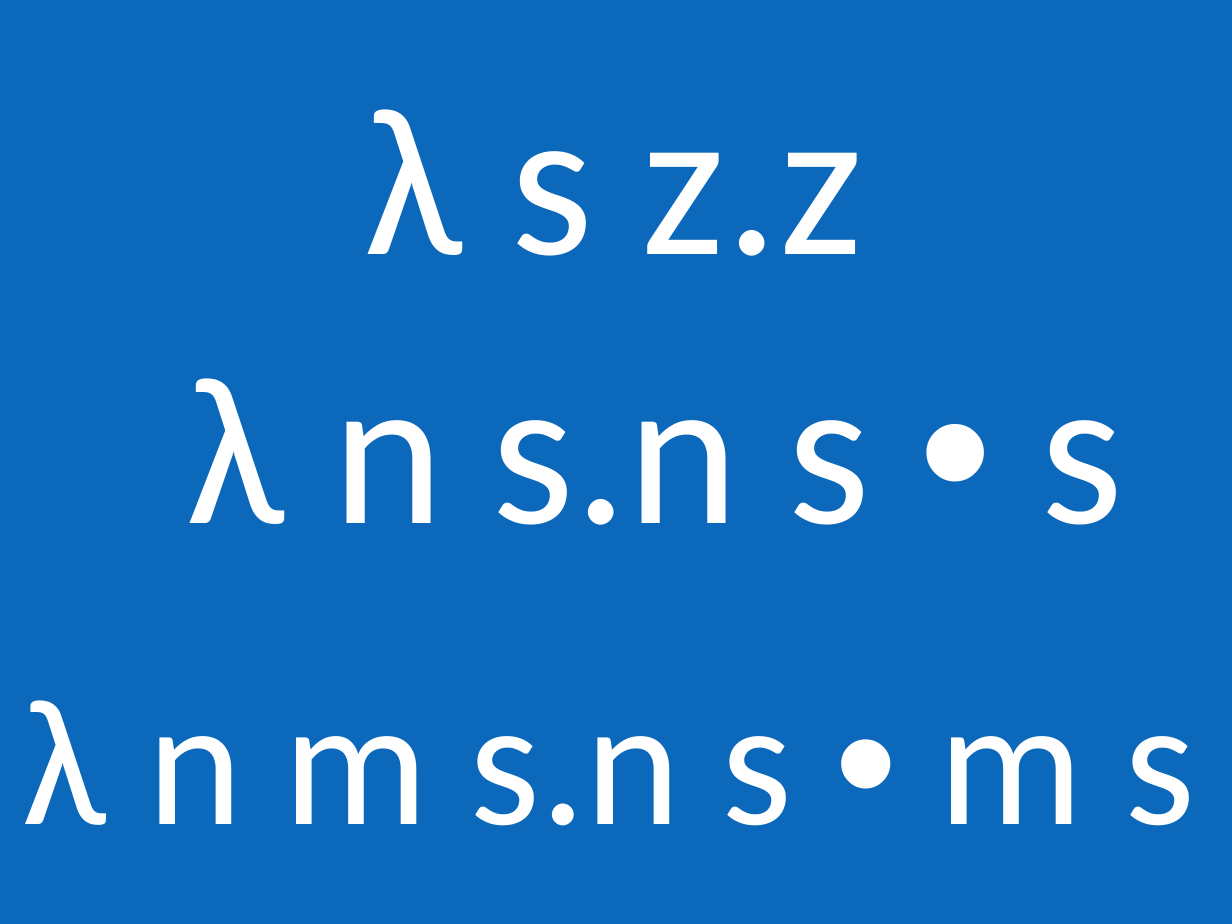
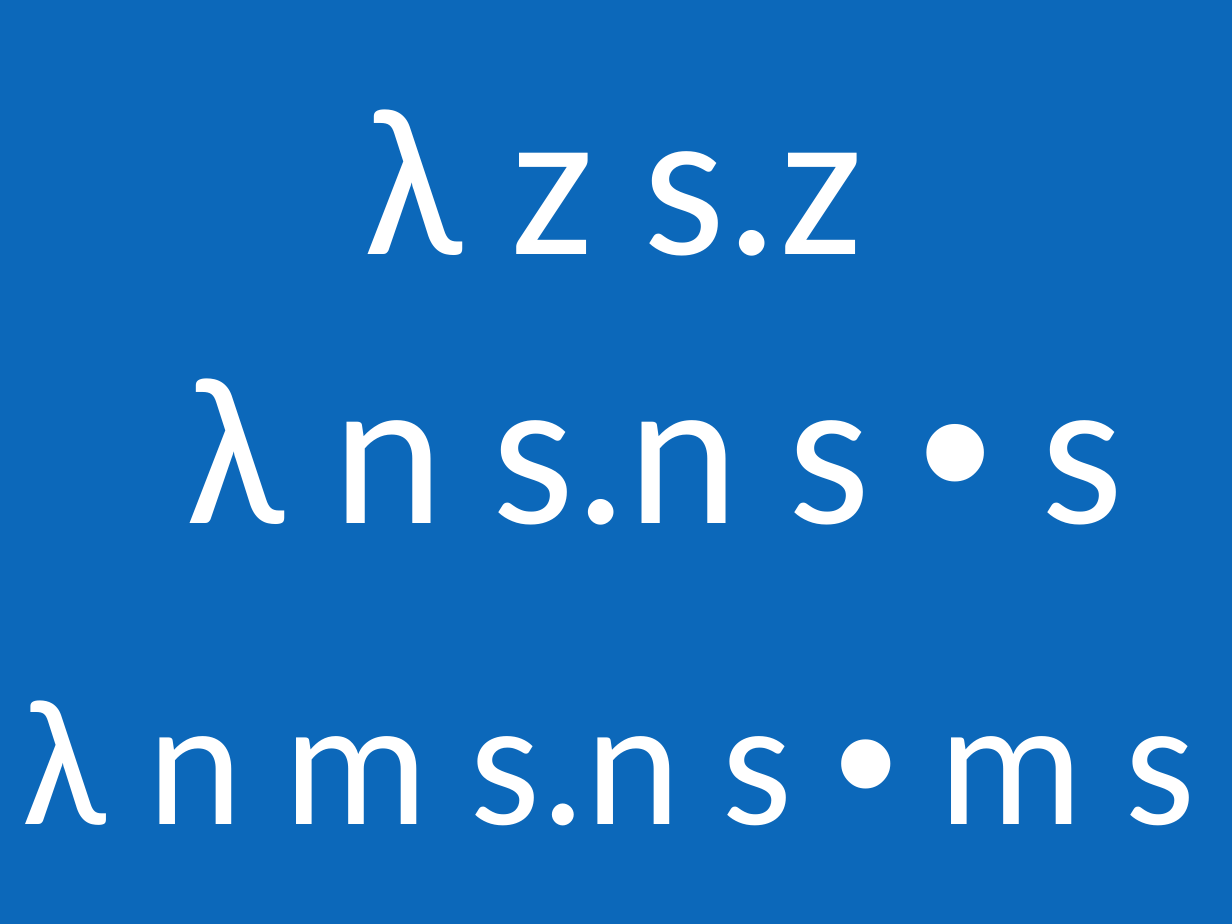
Before and after one commit to skonair/presentations, a slide deck: slide 13 of jugbi-fp-20141119/20141119_FP.pptx. Drawn at 1232x924 pixels with LibreOffice and Linux fonts; fonts in the diff are those of the drawing. Boxes give left, top, right and bottom in pixels: in the first picture for what was removed or moved away, otherwise in the second. Text is boxed around its words. In the diff, an @@ line names an element or a change of style, - is before the commit and + after.

```diff
--- a/jugbi-fp-20141119/20141119_FP.pptx
+++ b/jugbi-fp-20141119/20141119_FP.pptx
@@ text at (365,109,864,256): text changed @@
-λ s z.z
+λ z s.z
```
Also in this commit, not shown: 6 other slides changed, 1 slide added.
